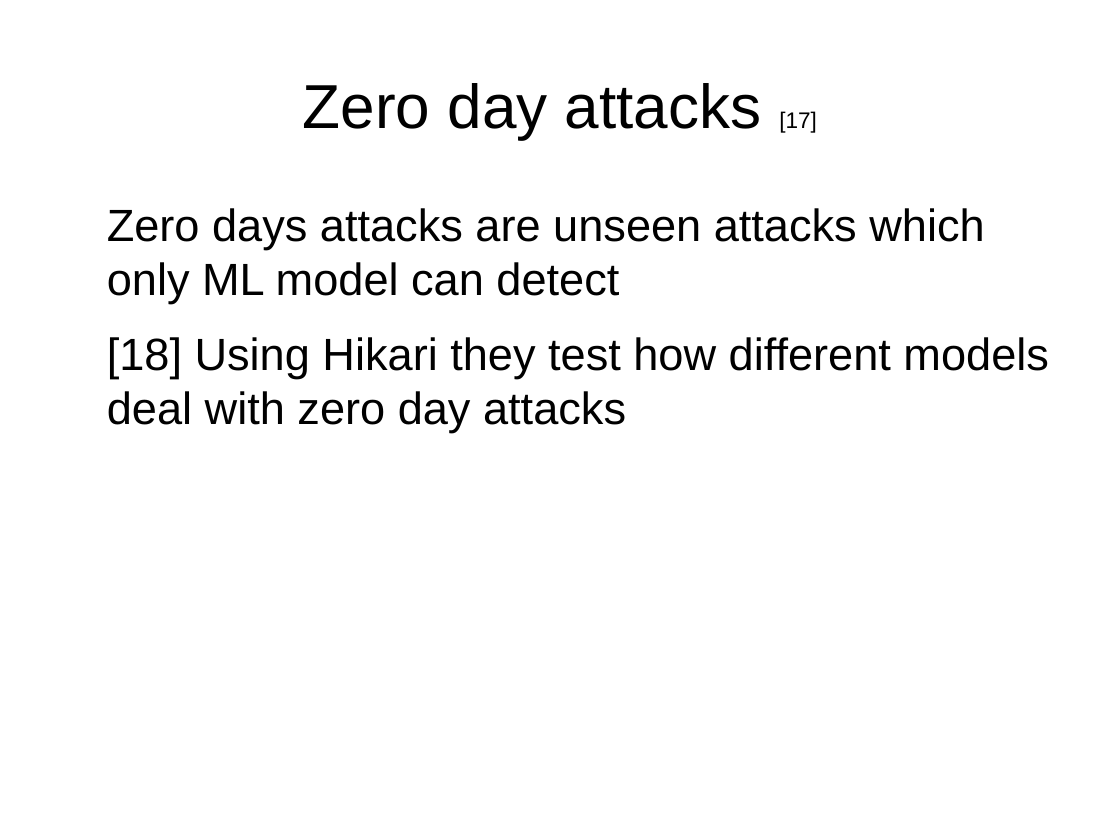
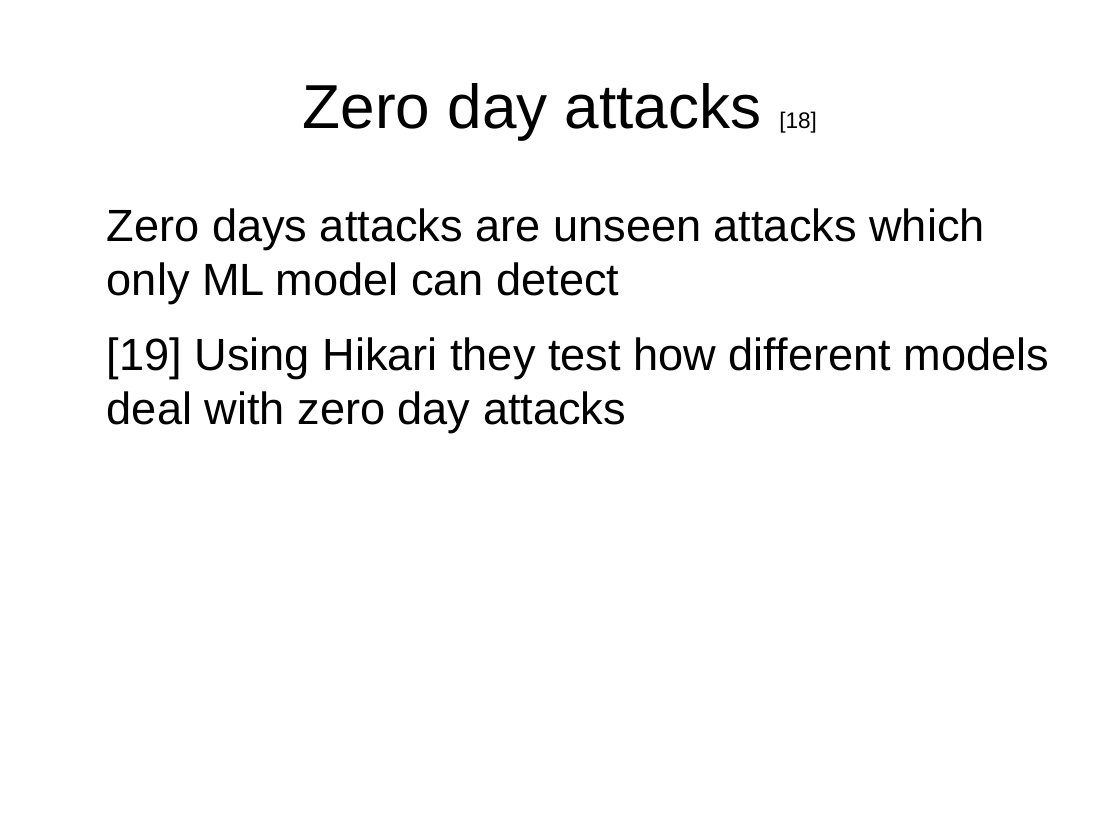
Before and after one commit to ludotosk/tesi, a slide deck: slide 13 of documents/presentazione-paper-review.odp. Drawn at 1120x840 pixels with LibreOffice and Linux fonts; fonts in the diff are those of the drawing; background and template pictures are left out. Boxes give left, top, right and bottom in pixels: in the first picture for what was removed or moved away, otherwise in the second. Text is boxed around its words. In the diff, an @@ line names an element or a change of style, - is before the commit and + after.

```diff
--- a/documents/presentazione-paper-review.odp
+++ b/documents/presentazione-paper-review.odp
@@ title at [303,83,817,139]: text changed @@
-Zero day attacks [17]
+Zero day attacks [18]
@@ text at [107,337,1049,432]: text changed @@
-• [18] Using Hikari they test how different models deal with zero day attacks
+• [19] Using Hikari they test how different models deal with zero day attacks
```
Also in this commit, not shown: 5 other slides changed, 2 slides added, 1 slide removed.
